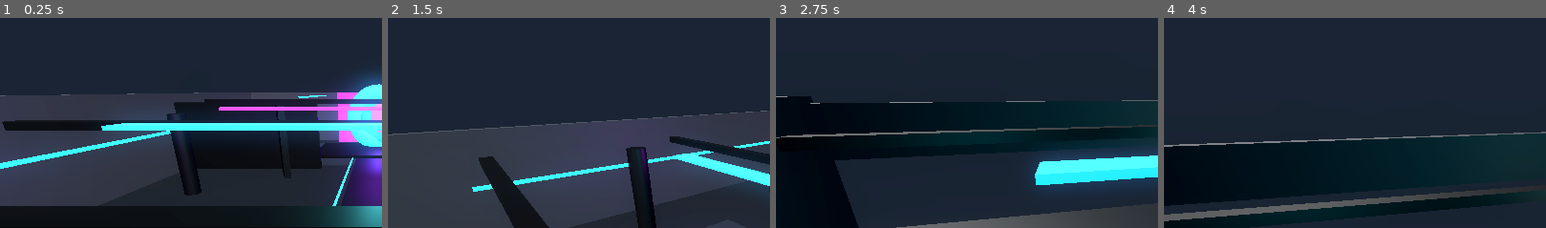
Above: before the commit, frames 1-4 (left to right).
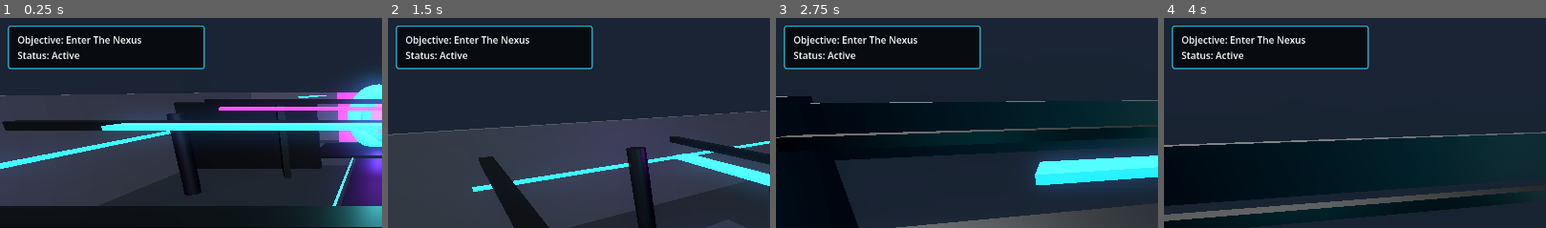
Above: after the commit, the same moments.

Repository: Bparker81597/PTL-Universe
Game: Godot game, scene res://scenes/main/Main.tscn
The game is run twice, just before and just after one commit, with the same random seed, the same clock (stepped at 60 frames per second) and the same inputs.
Inputs:
- Up to frame 1 (0.25 s): no input
- Up to frame 2 (1.5 s): tap Enter at 0.5 s; hold D (move_right) 0.53-1.28 s; hold E (interact) 0.53-1.28 s; tap Space (jump) at 0.77 s; hold S (move_back) from 1.28 s (still down); tap E (interact) at 1.35 s
- Up to frame 3 (2.75 s): tap Space (jump) at 1.52 s; release S (move_back) at 2.03 s; hold D (move_right) from 2.03 s (still down); hold E (interact) from 2.03 s (still down)
- Up to frame 4 (4 s): release D (move_right) at 2.78 s; release E (interact) at 2.78 s; hold W (move_forward) 2.78-3.53 s; tap E (interact) at 2.85 s; tap Space (jump) at 3.02, 3.77 s; hold A (move_left) from 3.53 s (still down); hold E (interact) from 3.53 s (still down)
The pictures show only the part of the screen within x 0-50%, y 5-55%; the shares and areas given below are measured in that part.

The runs differ from the first frame. In frame 1, 10% of the frame differs, in the area x 2-54%, y 3-25%; in frame 2, 10%; in frame 3, 10%; in frame 4, 10%.

Commit message:
Add simple objective system

Diff:
--- a/project.godot
+++ b/project.godot
@@ -18,6 +18,7 @@
 [autoload]
 
 SceneManager="*res://systems/portals/scene_manager.gd"
+ObjectiveManager="*res://systems/objectives/objective_manager.gd"
 
 [display]
 
--- a/scenes/main/Main.tscn
+++ b/scenes/main/Main.tscn
@@ -1,10 +1,11 @@
-[gd_scene load_steps=6 format=3 uid="uid://ptl_main_scene"]
+[gd_scene load_steps=7 format=3 uid="uid://ptl_main_scene"]
 
 [ext_resource type="Script" path="res://scripts/main.gd" id="1_main"]
 [ext_resource type="PackedScene" path="res://scenes/worlds/PTL_HQ.tscn" id="1_ptl_hq"]
 [ext_resource type="PackedScene" path="res://scenes/characters/Player.tscn" id="2_player"]
 [ext_resource type="PackedScene" path="res://scenes/ui/PrototypeUI.tscn" id="3_ui"]
 [ext_resource type="PackedScene" path="res://scenes/ui/nexus_menu.tscn" id="4_nexus_menu"]
+[ext_resource type="PackedScene" path="res://scenes/ui/ObjectiveUI.tscn" id="5_objective_ui"]
 
 [node name="Main" type="Node3D"]
 script = ExtResource("1_main")
@@ -22,4 +23,6 @@
 
 [node name="PrototypeUI" parent="." instance=ExtResource("3_ui")]
 
+[node name="ObjectiveUI" parent="." instance=ExtResource("5_objective_ui")]
+
 [node name="NexusMenu" parent="." instance=ExtResource("4_nexus_menu")]
--- /dev/null
+++ b/scenes/ui/ObjectiveUI.tscn
@@ -0,0 +1,76 @@
+[gd_scene load_steps=4 format=3 uid="uid://ptl_objective_ui"]
+
+[ext_resource type="Script" path="res://scripts/objective_ui.gd" id="1_objective_ui"]
+
+[sub_resource type="StyleBoxFlat" id="StyleBoxFlat_objective"]
+bg_color = Color(0.025, 0.035, 0.05, 0.88)
+border_width_left = 2
+border_width_top = 2
+border_width_right = 2
+border_width_bottom = 2
+border_color = Color(0.12, 0.8, 0.95, 0.85)
+corner_radius_top_left = 4
+corner_radius_top_right = 4
+corner_radius_bottom_right = 4
+corner_radius_bottom_left = 4
+
+[sub_resource type="StyleBoxFlat" id="StyleBoxFlat_message"]
+bg_color = Color(0.04, 0.025, 0.06, 0.92)
+border_width_left = 2
+border_width_top = 2
+border_width_right = 2
+border_width_bottom = 2
+border_color = Color(0.7, 0.2, 1, 0.9)
+corner_radius_top_left = 4
+corner_radius_top_right = 4
+corner_radius_bottom_right = 4
+corner_radius_bottom_left = 4
+
+[node name="ObjectiveUI" type="CanvasLayer"]
+layer = 8
+script = ExtResource("1_objective_ui")
+
+[node name="ObjectivePanel" type="PanelContainer" parent="."]
+anchors_preset = 0
+offset_left = 18.0
+offset_top = 64.0
+offset_right = 348.0
+offset_bottom = 124.0
+theme_override_styles/panel = SubResource("StyleBoxFlat_objective")
+
+[node name="MarginContainer" type="MarginContainer" parent="ObjectivePanel"]
+theme_override_constants/margin_left = 14
+theme_override_constants/margin_top = 10
+theme_override_constants/margin_right = 14
+theme_override_constants/margin_bottom = 10
+
+[node name="ObjectiveLabel" type="Label" parent="ObjectivePanel/MarginContainer"]
+text = "Objective: Enter The Nexus"
+
+[node name="MessagePanel" type="PanelContainer" parent="."]
+anchors_preset = 7
+anchor_left = 0.5
+anchor_top = 1.0
+anchor_right = 0.5
+anchor_bottom = 1.0
+offset_left = -260.0
+offset_top = -150.0
+offset_right = 260.0
+offset_bottom = -92.0
+theme_override_styles/panel = SubResource("StyleBoxFlat_message")
+
+[node name="MarginContainer" type="MarginContainer" parent="MessagePanel"]
+theme_override_constants/margin_left = 18
+theme_override_constants/margin_top = 10
+theme_override_constants/margin_right = 18
+theme_override_constants/margin_bottom = 10
+
+[node name="MessageLabel" type="Label" parent="MessagePanel/MarginContainer"]
+text = "Message"
+horizontal_alignment = 1
+vertical_alignment = 1
+autowrap_mode = 3
+
+[node name="MessageTimer" type="Timer" parent="."]
+wait_time = 3.0
+one_shot = true
--- a/scenes/worlds/codeverse_city/CodeverseCity.tscn
+++ b/scenes/worlds/codeverse_city/CodeverseCity.tscn
@@ -1,6 +1,7 @@
-[gd_scene load_steps=11 format=3 uid="uid://ptl_codeverse_city"]
+[gd_scene load_steps=13 format=3 uid="uid://ptl_codeverse_city"]
 
 [ext_resource type="PackedScene" path="res://systems/portals/ReturnPortal.tscn" id="1_return_portal"]
+[ext_resource type="Script" path="res://systems/objectives/objective_interactable.gd" id="2_objective"]
 
 [sub_resource type="BoxShape3D" id="BoxShape3D_floor"]
 size = Vector3(22, 0.2, 22)
@@ -12,6 +13,9 @@
 
 [sub_resource type="QuadMesh" id="QuadMesh_panel"]
 size = Vector2(2.6, 1.5)
+
+[sub_resource type="BoxShape3D" id="BoxShape3D_interaction"]
+size = Vector3(4, 3, 3)
 
 [sub_resource type="StandardMaterial3D" id="StandardMaterial3D_floor"]
 albedo_color = Color(0.018, 0.028, 0.045, 1)
@@ -217,6 +221,24 @@
 outline_size = 3
 horizontal_alignment = 1
 
+[node name="CorruptedCodePanel" type="Area3D" parent="FloatingCodePanels"]
+position = Vector3(-5.2, 2.2, 1)
+script = ExtResource("2_objective")
+interaction_prompt = "Press E to investigate corrupted code"
+completion_message = "The panel is looping damaged access records. Someone altered the city network."
+
+[node name="CollisionShape3D" type="CollisionShape3D" parent="FloatingCodePanels/CorruptedCodePanel"]
+shape = SubResource("BoxShape3D_interaction")
+
+[node name="CorruptionWarning" type="Label3D" parent="FloatingCodePanels/CorruptedCodePanel"]
+position = Vector3(0, 1.25, 0)
+pixel_size = 0.007
+modulate = Color(1, 0.15, 0.4, 1)
+text = "CORRUPTED"
+font_size = 36
+outline_size = 4
+horizontal_alignment = 1
+
 [node name="HolographicSign" type="Label3D" parent="."]
 position = Vector3(0, 2.3, -2.5)
 pixel_size = 0.009
--- a/scenes/worlds/novacanvas_loft/NovaCanvasLoft.tscn
+++ b/scenes/worlds/novacanvas_loft/NovaCanvasLoft.tscn
@@ -1,6 +1,7 @@
-[gd_scene load_steps=13 format=3 uid="uid://ptl_novacanvas_loft"]
+[gd_scene load_steps=15 format=3 uid="uid://ptl_novacanvas_loft"]
 
 [ext_resource type="PackedScene" path="res://systems/portals/ReturnPortal.tscn" id="1_return_portal"]
+[ext_resource type="Script" path="res://systems/objectives/objective_interactable.gd" id="2_objective"]
 
 [sub_resource type="BoxShape3D" id="BoxShape3D_floor"]
 size = Vector3(20, 0.2, 20)
@@ -19,6 +20,9 @@
 [sub_resource type="SphereMesh" id="SphereMesh_particle"]
 radius = 0.12
 height = 0.24
+
+[sub_resource type="BoxShape3D" id="BoxShape3D_canvas_interaction"]
+size = Vector3(8.5, 5, 3)
 
 [sub_resource type="StandardMaterial3D" id="StandardMaterial3D_floor"]
 albedo_color = Color(0.12, 0.105, 0.145, 1)
@@ -174,6 +178,15 @@
 mesh = SubResource("BoxMesh_unit")
 surface_material_override/0 = SubResource("StandardMaterial3D_teal")
 
+[node name="GlowingCanvas" type="Area3D" parent="."]
+position = Vector3(0, 2.5, -6.8)
+script = ExtResource("2_objective")
+interaction_prompt = "Press E to inspect the glowing canvas"
+completion_message = "The canvas shifts into a map of connected worlds across the PTL Universe."
+
+[node name="CollisionShape3D" type="CollisionShape3D" parent="GlowingCanvas"]
+shape = SubResource("BoxShape3D_canvas_interaction")
+
 [node name="FloatingPaintParticles" type="Node3D" parent="."]
 
 [node name="PinkParticle1" type="MeshInstance3D" parent="FloatingPaintParticles"]
@@ -210,4 +223,4 @@
 surface_material_override/0 = SubResource("StandardMaterial3D_teal")
 
 [node name="ReturnPortal" parent="." instance=ExtResource("1_return_portal")]
-position = Vector3(0, 2, -5.5)
+position = Vector3(7.5, 2, -6)
--- a/scenes/worlds/novatone_studio/NovaToneStudio.tscn
+++ b/scenes/worlds/novatone_studio/NovaToneStudio.tscn
@@ -1,6 +1,7 @@
-[gd_scene load_steps=11 format=3 uid="uid://ptl_novatone_studio"]
+[gd_scene load_steps=13 format=3 uid="uid://ptl_novatone_studio"]
 
 [ext_resource type="PackedScene" path="res://systems/portals/ReturnPortal.tscn" id="1_return_portal"]
+[ext_resource type="Script" path="res://systems/objectives/objective_interactable.gd" id="2_objective"]
 
 [sub_resource type="BoxShape3D" id="BoxShape3D_floor"]
 size = Vector3(20, 0.2, 20)
@@ -15,6 +16,9 @@
 bottom_radius = 0.7
 height = 0.35
 sides = 24
+
+[sub_resource type="BoxShape3D" id="BoxShape3D_console_interaction"]
+size = Vector3(7, 3, 4)
 
 [sub_resource type="StandardMaterial3D" id="StandardMaterial3D_floor"]
 albedo_color = Color(0.045, 0.025, 0.065, 1)
@@ -133,6 +137,15 @@
 mesh = SubResource("BoxMesh_unit")
 surface_material_override/0 = SubResource("StandardMaterial3D_blue")
 
+[node name="MusicConsole" type="Area3D" parent="MixingDesk"]
+position = Vector3(0, 1.2, 0)
+script = ExtResource("2_objective")
+interaction_prompt = "Press E to check the soundwave console"
+completion_message = "The console reveals a hidden rhythm embedded inside The Nexus signal."
+
+[node name="CollisionShape3D" type="CollisionShape3D" parent="MixingDesk/MusicConsole"]
+shape = SubResource("BoxShape3D_console_interaction")
+
 [node name="Speakers" type="Node3D" parent="."]
 
 [node name="LeftCabinet" type="MeshInstance3D" parent="Speakers"]
--- /dev/null
+++ b/scripts/objective_ui.gd
@@ -0,0 +1,36 @@
+extends CanvasLayer
+
+## Displays the active objective and short interaction messages.
+
+@onready var objective_label: Label = $ObjectivePanel/MarginContainer/ObjectiveLabel
+@onready var message_panel: PanelContainer = $MessagePanel
+@onready var message_label: Label = $MessagePanel/MarginContainer/MessageLabel
+@onready var message_timer: Timer = $MessageTimer
+
+
+func _ready() -> void:
+	ObjectiveManager.objective_changed.connect(_on_objective_changed)
+	ObjectiveManager.message_shown.connect(_on_message_shown)
+	message_timer.timeout.connect(_on_message_timer_timeout)
+	message_panel.hide()
+
+	_on_objective_changed(ObjectiveManager.current_objective, ObjectiveManager.objective_complete)
+
+
+func _on_objective_changed(objective_text: String, is_complete: bool) -> void:
+	if objective_text == "":
+		objective_label.text = "Objective: None"
+		return
+
+	var status := "Complete" if is_complete else "Active"
+	objective_label.text = "Objective: %s\nStatus: %s" % [objective_text, status]
+
+
+func _on_message_shown(message_text: String) -> void:
+	message_label.text = message_text
+	message_panel.show()
+	message_timer.start()
+
+
+func _on_message_timer_timeout() -> void:
+	message_panel.hide()
--- /dev/null
+++ b/systems/objectives/objective_interactable.gd
@@ -0,0 +1,47 @@
+extends Area3D
+
+## Completes the current world's objective when the nearby player presses E.
+
+@export var interaction_prompt: String = "Press E to investigate"
+@export_multiline var completion_message: String = "Objective complete."
+
+var player_nearby: bool = false
+var nexus_menu: CanvasLayer
+
+
+func _ready() -> void:
+	body_entered.connect(_on_body_entered)
+	body_exited.connect(_on_body_exited)
+	nexus_menu = get_tree().get_first_node_in_group("nexus_menu") as CanvasLayer
+
+
+func _unhandled_input(event: InputEvent) -> void:
+	if not player_nearby or ObjectiveManager.objective_complete:
+		return
+
+	if event.is_action_pressed("interact"):
+		ObjectiveManager.complete_current_objective(completion_message)
+		_hide_prompt()
+		get_viewport().set_input_as_handled()
+
+
+func _on_body_entered(body: Node3D) -> void:
+	if not body.is_in_group("player") or ObjectiveManager.objective_complete:
+		return
+
+	player_nearby = true
+	if nexus_menu != null and nexus_menu.has_method("set_interaction_prompt"):
+		nexus_menu.set_interaction_prompt(true, interaction_prompt)
+
+
+func _on_body_exited(body: Node3D) -> void:
+	if not body.is_in_group("player"):
+		return
+
+	player_nearby = false
+	_hide_prompt()
+
+
+func _hide_prompt() -> void:
+	if nexus_menu != null and nexus_menu.has_method("set_interaction_prompt"):
+		nexus_menu.set_interaction_prompt(false, interaction_prompt)
--- /dev/null
+++ b/systems/objectives/objective_manager.gd
@@ -0,0 +1,34 @@
+extends Node
+
+## Tracks the current objective and broadcasts UI updates.
+## SceneManager calls set_world_objective() whenever a new world loads.
+
+signal objective_changed(objective_text: String, is_complete: bool)
+signal message_shown(message_text: String)
+
+const WORLD_OBJECTIVES := {
+	"PTL_HQ": "Enter The Nexus",
+	"CodeverseCity": "Investigate the corrupted code panels",
+	"NovaToneStudio": "Check the soundwave console",
+	"NovaCanvasLoft": "Inspect the glowing canvas",
+}
+
+var current_world_name: String = ""
+var current_objective: String = ""
+var objective_complete: bool = false
+
+
+func set_world_objective(world_name: String) -> void:
+	current_world_name = world_name
+	current_objective = WORLD_OBJECTIVES.get(world_name, "")
+	objective_complete = false
+	objective_changed.emit(current_objective, objective_complete)
+
+
+func complete_current_objective(message_text: String) -> void:
+	if current_objective == "" or objective_complete:
+		return
+
+	objective_complete = true
+	objective_changed.emit(current_objective, objective_complete)
+	message_shown.emit(message_text)
--- a/systems/portals/nexus_portal.gd
+++ b/systems/portals/nexus_portal.gd
@@ -23,6 +23,7 @@
 		return
 
 	if event.is_action_pressed("interact") and nexus_menu.has_method("open_menu"):
+		ObjectiveManager.complete_current_objective("The Nexus interface is online. Choose a destination.")
 		nexus_menu.open_menu()
 		get_viewport().set_input_as_handled()
 
--- a/systems/portals/scene_manager.gd
+++ b/systems/portals/scene_manager.gd
@@ -12,6 +12,8 @@
 func register_world_host(container: Node3D, persistent_player: CharacterBody3D) -> void:
 	world_container = container
 	player = persistent_player
+	if world_container.get_child_count() > 0:
+		ObjectiveManager.set_world_objective(world_container.get_child(0).name)
 
 
 func travel_to(world_scene_path: String) -> void:
@@ -31,6 +33,7 @@
 	var new_world := packed_world.instantiate() as Node3D
 	world_container.add_child(new_world)
 	move_player_to_spawn(new_world)
+	ObjectiveManager.set_world_objective(new_world.name)
 
 
 func return_to_ptl_hq() -> void:
Not shown, added: scripts/objective_ui.gd.uid
Not shown, added: systems/objectives/objective_interactable.gd.uid
Not shown, added: systems/objectives/objective_manager.gd.uid
Not shown, changed: README.md
Not shown, changed: docs/prototype_overview.md
